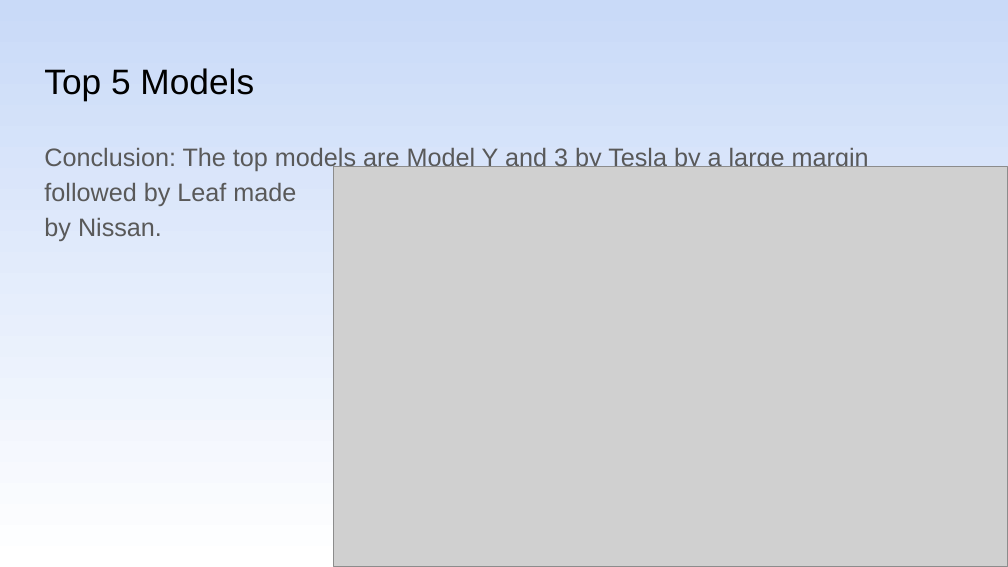
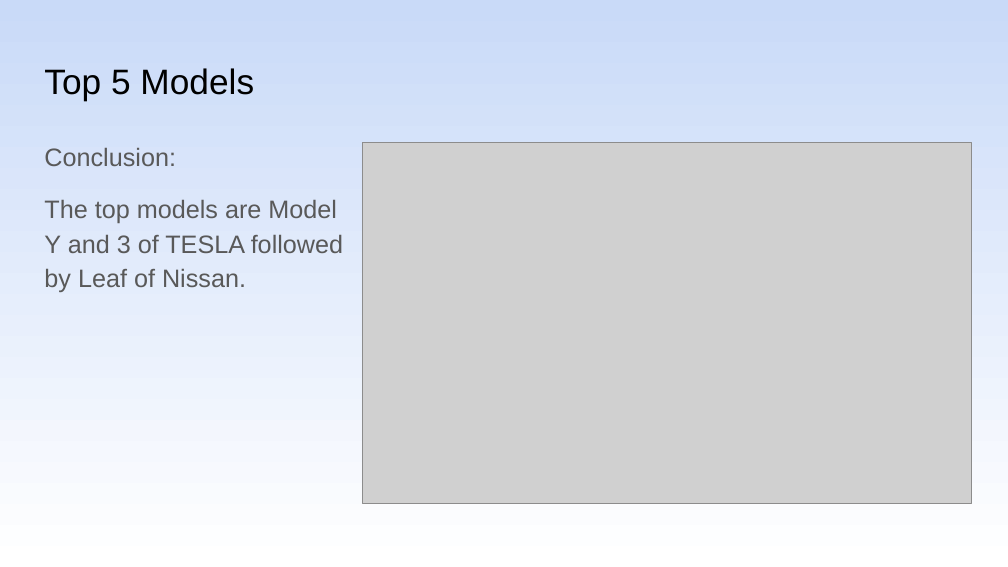
Before and after one commit to shachar700/DataAnalysis_ElectricVehicles, a slide deck: slide 15 of DataAnalysis_ElectricVehicles.pptx. Drawn at 1008x567 pixels with LibreOffice and Linux fonts; fonts in the diff are those of the drawing; grey boxes stand for pictures. Boxes give left, top, right and bottom in pixels: in the first picture for what was removed or moved away, otherwise in the second. Text is boxed around its words. In the diff, an @@ line names an element or a change of style, - is before the commit and + after.

```diff
--- a/DataAnalysis_ElectricVehicles.pptx
+++ b/DataAnalysis_ElectricVehicles.pptx
@@ text at [44,147,343,292]: text changed @@
-Conclusion: The top models are Model Y and 3 by Tesla by a large margin followed by Leaf made
-by Nissan.
+Conclusion:
+The top models are Model Y and 3 of TESLA followed by Leaf of Nissan.
@@ picture: place and size @@
-picture at [334,166,1008,566]
+picture at [362,142,971,504]
```
Also in this commit, not shown: 12 other slides changed, 1 slide added, 1 slide removed, 3 other files.
